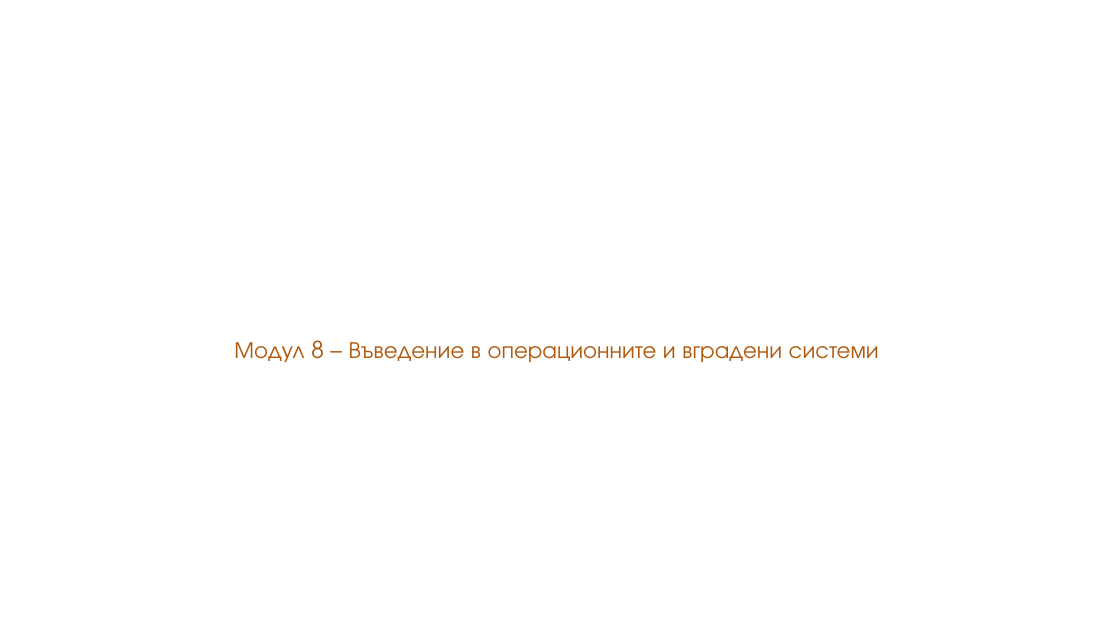
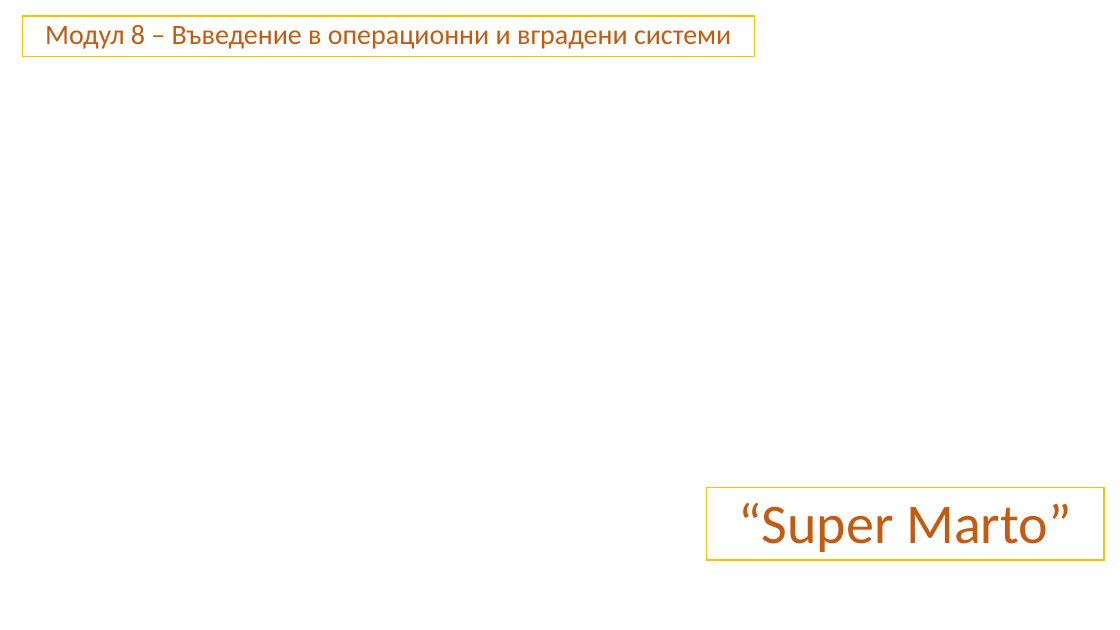
Before and after one commit to HristiyanIliev06/Super_Marto, a slide deck: slide 1 of Презентация - 8.pptx. Drawn at 1120x630 pixels with LibreOffice and Linux fonts; fonts in the diff are those of the drawing; background and template pictures are left out. Boxes give left, top, right and bottom in pixels: in the first picture for what was removed or moved away, otherwise in the second. Text is boxed around its words. In the diff, an @@ line names an element or a change of style, - is before the commit and + after.

```diff
--- a/Презентация - 8.pptx
+++ b/Презентация - 8.pptx
@@ subtitle "Модул 8 – Въведение в ...": place and size @@
-subtitle "Модул 8 – Въведение в ..." at [234,340,879,362]
+subtitle "Модул 8 – Въведение в ..." at [23,16,755,57]
@@ subtitle "Модул 8 – Въведение в ..." at [23,16,755,57]: fill none to #FFFFFF; outline none to #FFC000 1 pt @@
@@ subtitle at [45,25,731,49]: text changed; size 20 to 24 pt; font TeX Gyre Adventor to Calibri; text colour #B0590E to #C55A11 @@
-Модул 8 – Въведение в операционните и вградени системи
+Модул 8 – Въведение в операционни и вградени системи
@@ title added at [707,487,1104,560], fill #FFFFFF, outline #FFC000 1 pt, 48 pt, text #C55A11 @@
+“Super Marto”
```
Also in this commit, not shown: 11 slides added, 1 other file.
